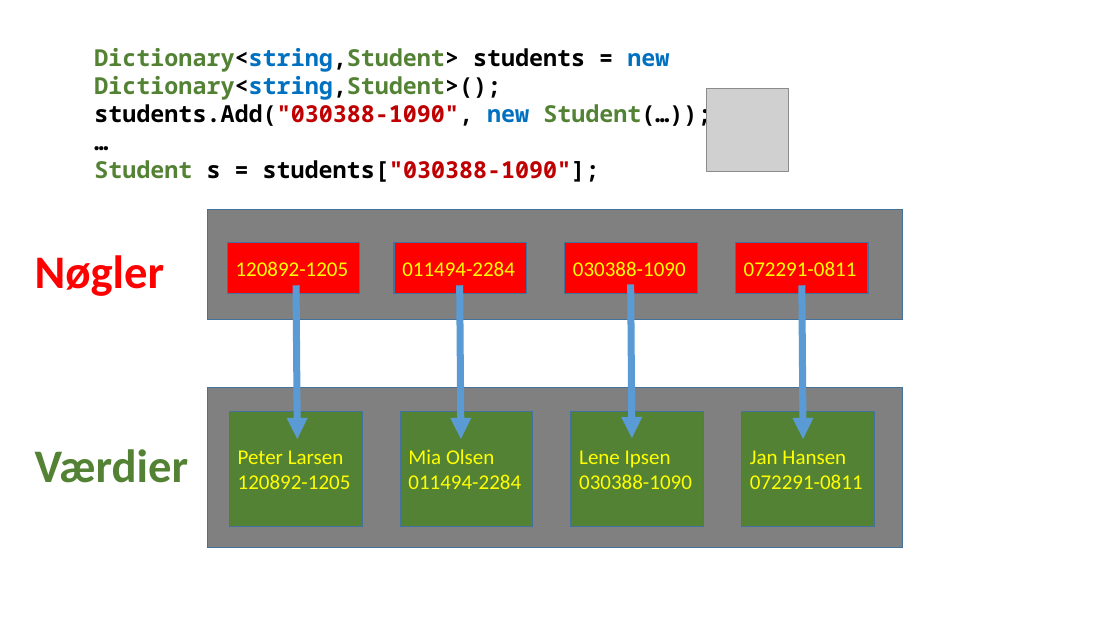
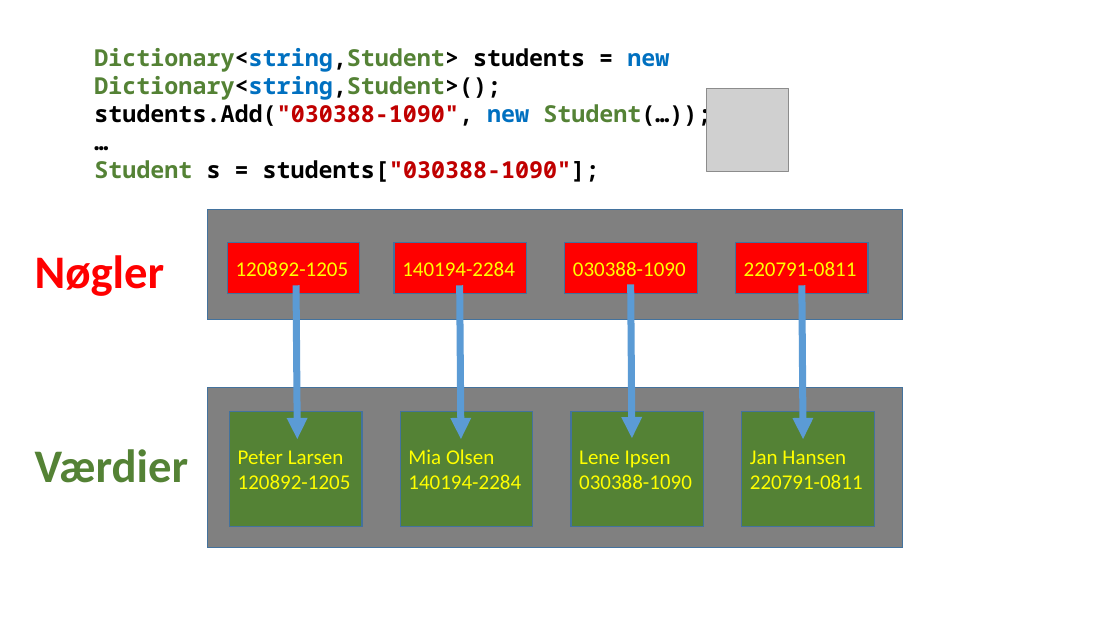
Before and after one commit to perl-easj/Teaching-materials, a slide deck: slide 11 of CSharpProgramming/Presentations/Dictionary.pptx. Drawn at 1120x630 pixels with LibreOffice and Linux fonts; fonts in the diff are those of the drawing; grey boxes stand for pictures. Boxes give left, top, right and bottom in pixels: in the first picture for what was removed or moved away, otherwise in the second. Text is boxed around its words. In the diff, an @@ line names an element or a change of style, - is before the commit and + after.

```diff
--- a/CSharpProgramming/Presentations/Dictionary.pptx
+++ b/CSharpProgramming/Presentations/Dictionary.pptx
@@ text in rectangle at bbox=[402, 261, 515, 276]: text changed @@
-011494-2284
+140194-2284
@@ text in rectangle at bbox=[744, 261, 857, 276]: text changed @@
-072291-0811
+220791-0811
@@ text in rectangle at bbox=[408, 474, 521, 489]: text changed @@
-011494-2284
+140194-2284
@@ text in rectangle at bbox=[750, 474, 863, 489]: text changed @@
-072291-0811
+220791-0811
```
Also in this commit, not shown: 13 other slides changed, 2 other files.
